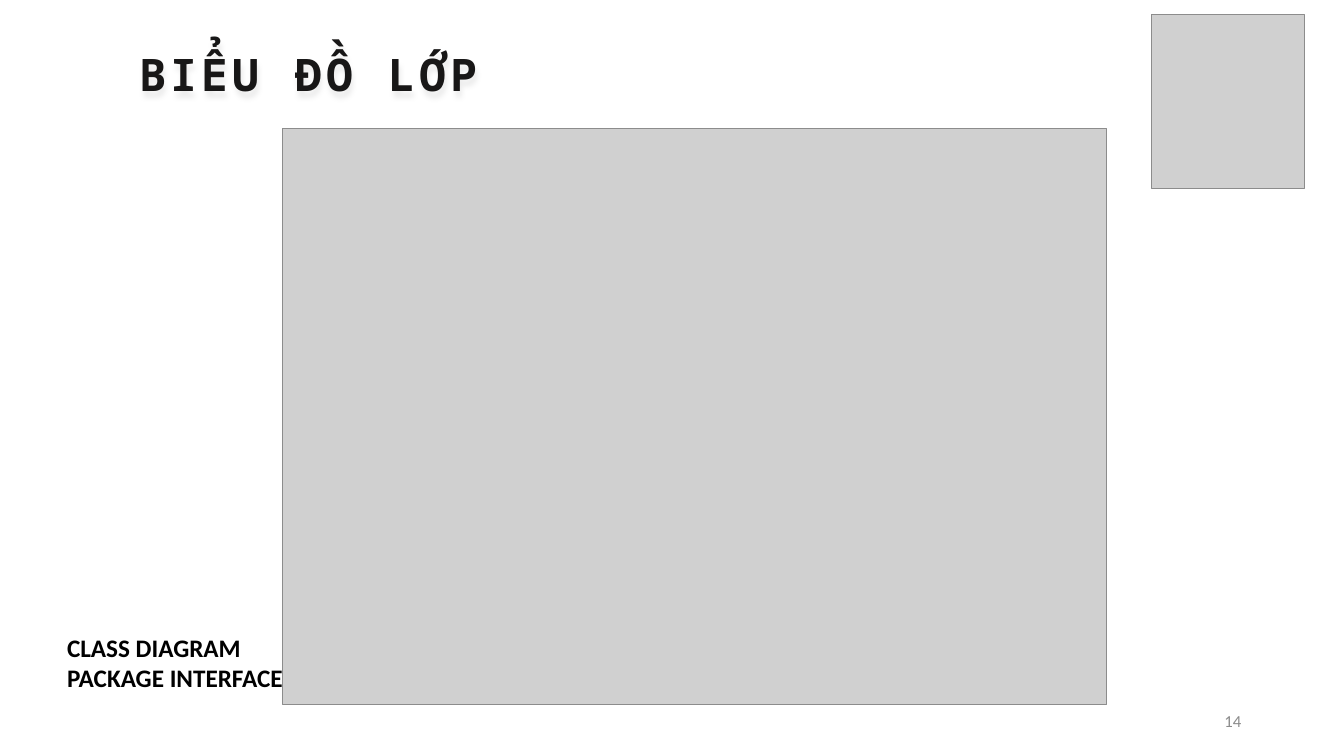
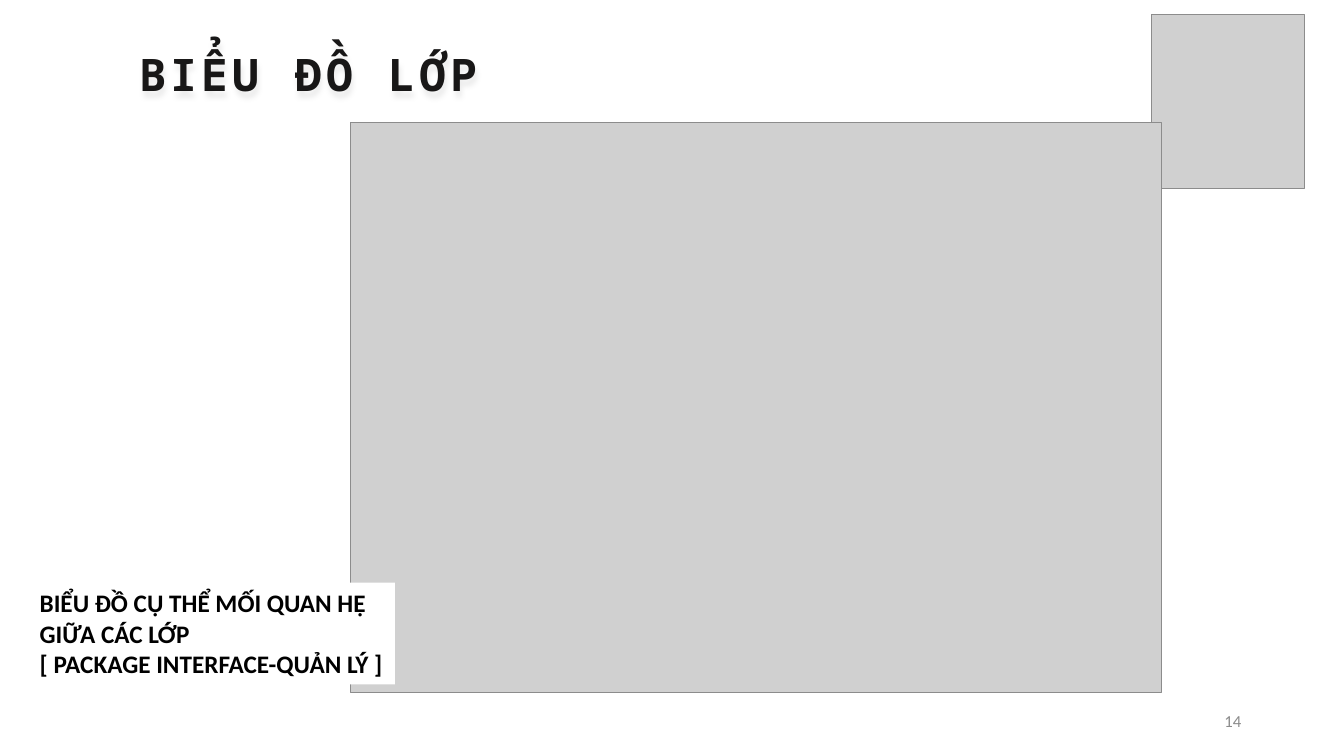
Before and after one commit to thanhhff/Cafe-Manager, a slide deck: slide 14 of report/FinalReport.pptx. Drawn at 1344x756 pixels with LibreOffice and Linux fonts; fonts in the diff are those of the drawing; grey boxes stand for pictures. Boxes give left, top, right and bottom in pixels: in the first picture for what was removed or moved away, otherwise in the second. Text is boxed around its words. In the diff, an @@ line names an element or a change of style, - is before the commit and + after.

```diff
--- a/report/FinalReport.pptx
+++ b/report/FinalReport.pptx
@@ picture: place and size @@
-picture at [282, 128, 1107, 705]
+picture at [350, 122, 1162, 692]
@@ text at [40, 592, 369, 677]: text changed @@
-CLASS DIAGRAM
-PACKAGE INTERFACE
+BIỂU ĐỒ CỤ THỂ MỐI QUAN HỆ GIỮA CÁC LỚP
+[ PACKAGE INTERFACE-QUẢN LÝ ]
```
Also in this commit, not shown: 7 other slides changed.
